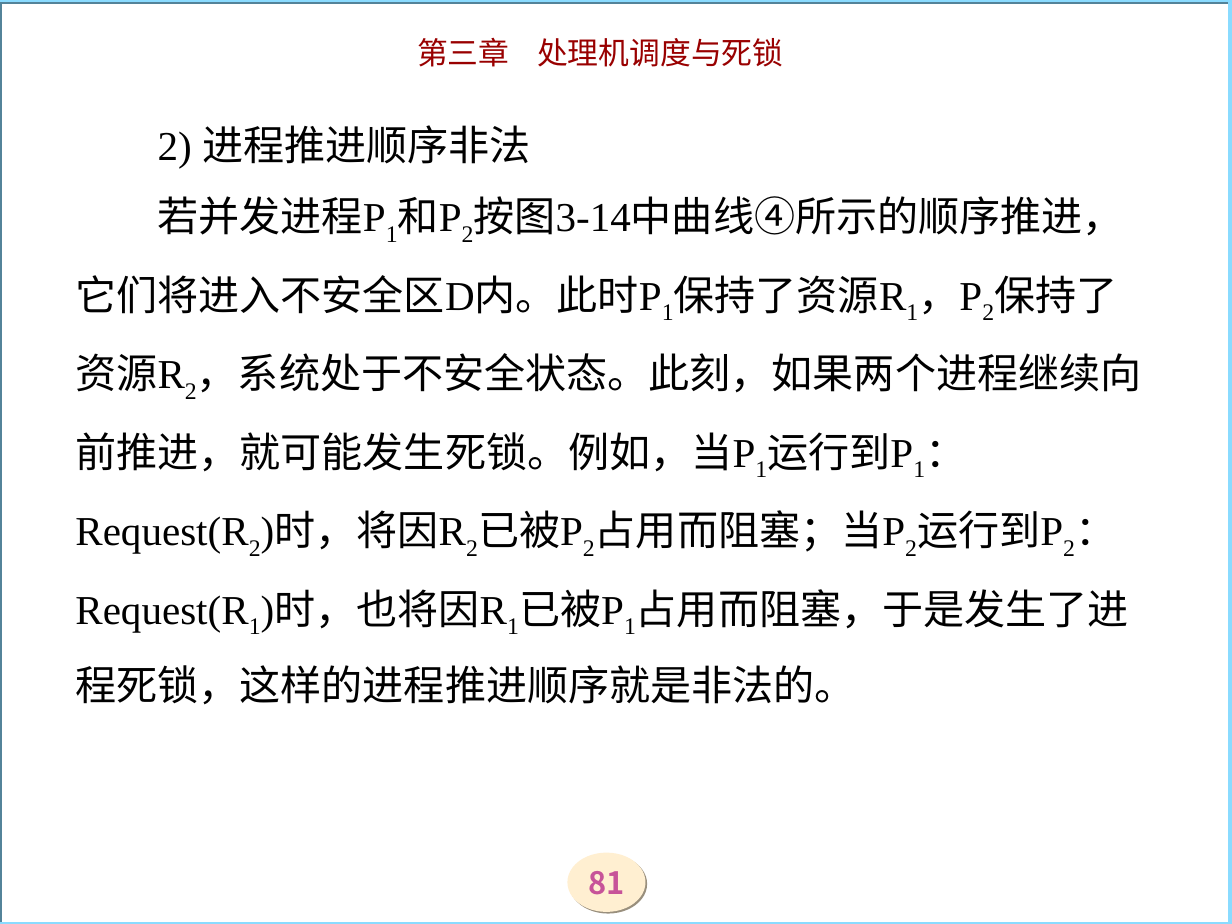
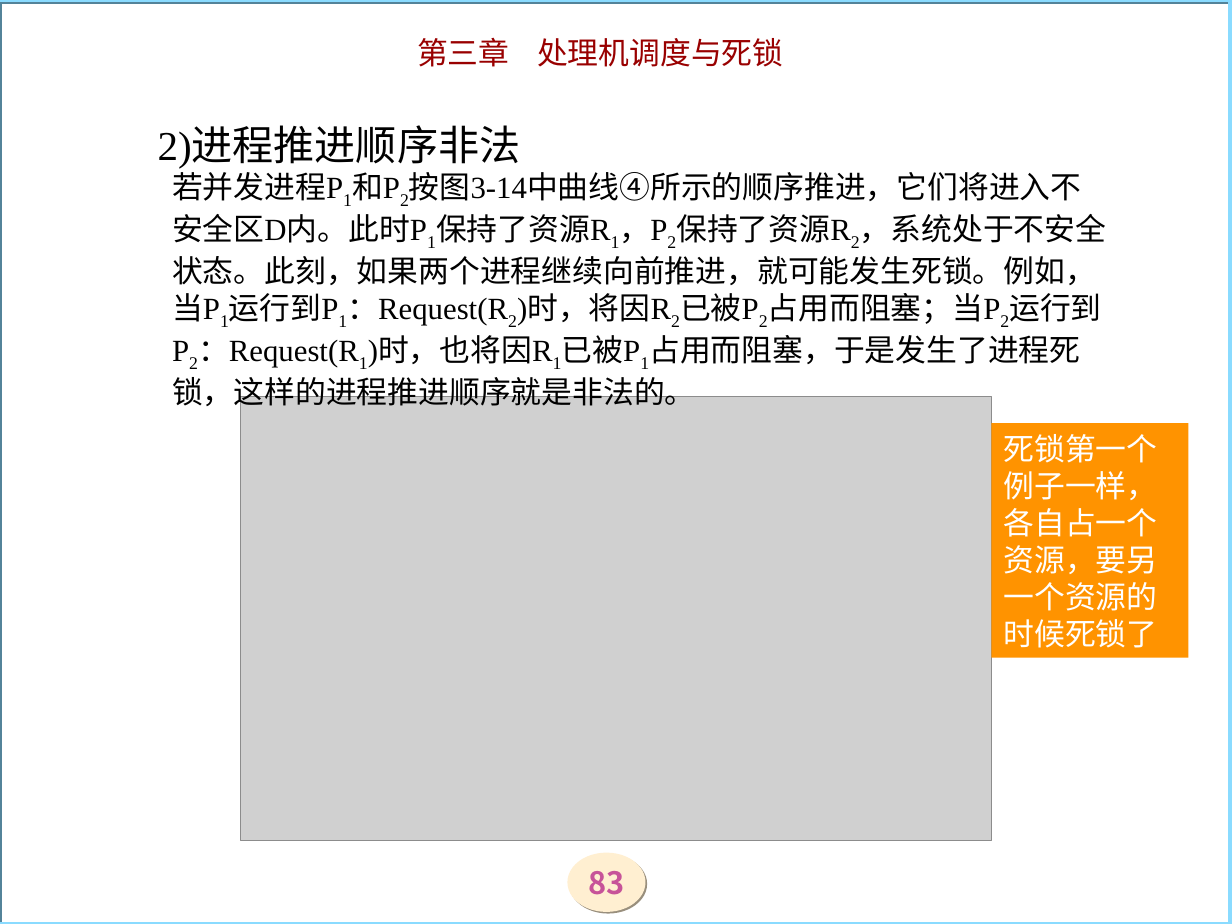
Before and after one commit to zjyesir/hmc_OS, a slide deck: slide 83 of ppt/3调度和死锁.ppt (slide 81 before the commit). Drawn at 1232x924 pixels with LibreOffice and Linux fonts; fonts in the diff are those of the drawing; grey boxes stand for pictures; background and template pictures are left out. Boxes give left, top, right and bottom in pixels: in the first picture for what was removed or moved away, otherwise in the second. Text is boxed around its words. In the diff, an @@ line names an element or a change of style, - is before the commit and + after.

```diff
--- a/ppt/3调度和死锁.ppt
+++ b/ppt/3调度和死锁.ppt
@@ title added at (x1=158, y1=128, x2=521, y2=168), 24 pt, text #000000 @@
+2)进程推进顺序非法
@@ text at (x1=172, y1=167, x2=1106, y2=412): text changed; size 24 to 18 pt @@
-2) 进程推进顺序非法
-若并发进程P1和P2按图3-14中曲线④所示的顺序推进，它们将进入不安全区D内。此时P1保持了资源R1，P2保持了资源R2，系统处于不安全状态。此刻，如果两个进程继续向前推进，就可能发生死锁。例如，当P1运行到P1：Request(R2)时，将因R2已被P2占用而阻塞；当P2运行到P2：Request(R1)时，也将因R1已被P1占用而阻塞，于是发生了进程死锁，这样的进程推进顺序就是非法的。
+若并发进程P1和P2按图3-14中曲线④所示的顺序推进，它们将进入不安全区D内。此时P1保持了资源R1，P2保持了资源R2，系统处于不安全状态。此刻，如果两个进程继续向前推进，就可能发生死锁。例如，当P1运行到P1：Request(R2)时，将因R2已被P2占用而阻塞；当P2运行到P2：Request(R1)时，也将因R1已被P1占用而阻塞，于是发生了进程死锁，这样的进程推进顺序就是非法的。
@@ picture added at (x1=240, y1=397, x2=991, y2=840) @@
@@ rectangle added at (x1=992, y1=424, x2=1189, y2=658), fill #FF9300, 18 pt, text #FFFFFF @@
+死锁第一个例子一样，各自占一个资源，要另一个资源的时候死锁了
@@ page number at (x1=588, y1=871, x2=624, y2=895): text changed @@
-81
+83
```
Also in this commit, not shown: 10 other slides changed, 2 slides added, 1 slide removed.
